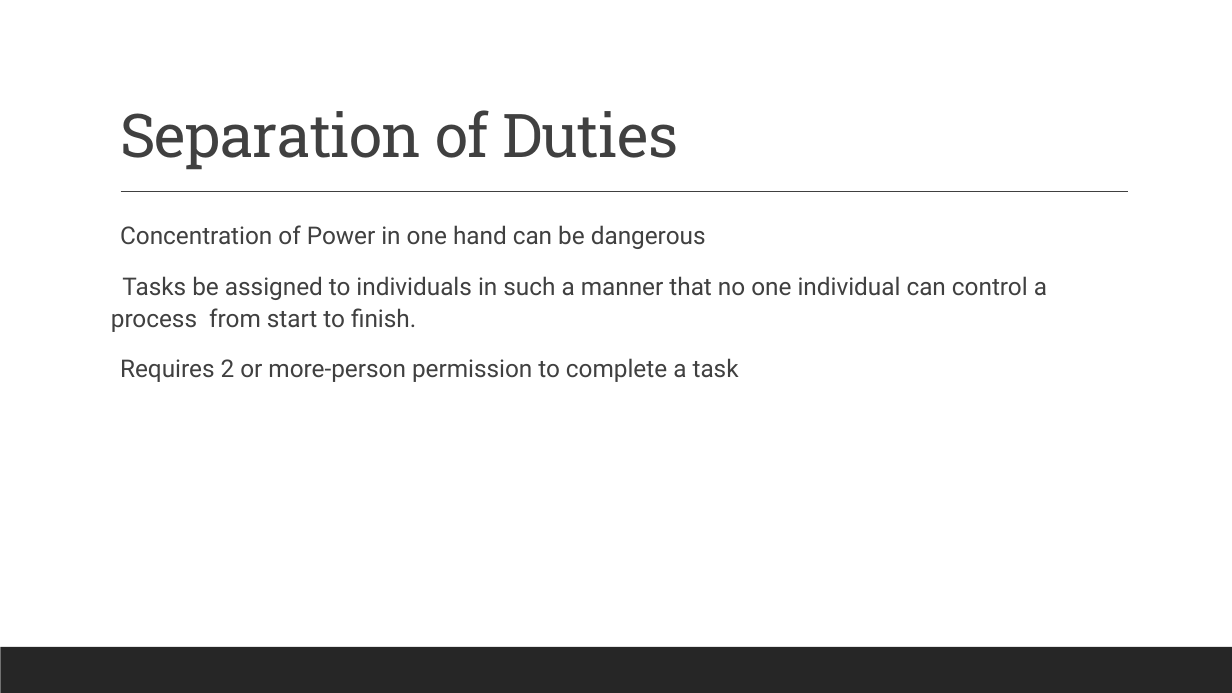
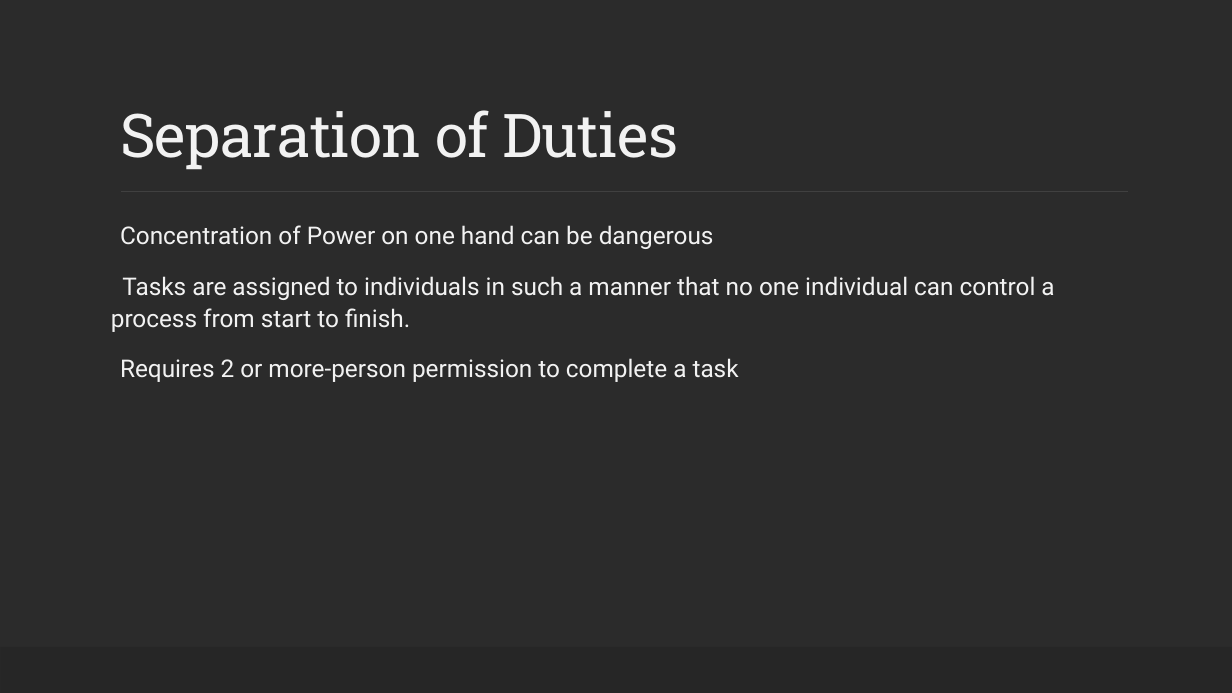
Before and after one commit to ronnie-1947/access-control-ppt, a slide deck: slide 45 of Access Control.pptx (slide 46 before the commit). Drawn at 1232x693 pixels with LibreOffice and Linux fonts; fonts in the diff are those of the drawing; background and template pictures are left out; a plain dark background stands for a picture behind light text. Boxes give left, top, right and bottom in pixels: in the first picture for what was removed or moved away, otherwise in the second. Text is boxed around its words. In the diff, an @@ line names an element or a change of style, - is before the commit and + after.

Commit message:
background added

```diff
--- a/Access Control.pptx
+++ b/Access Control.pptx
@@ background #FFFFFF to picture (left out) @@
@@ title "Separation of Duties" at bbox=[120, 110, 679, 170]: text colour #404040 to #F2F2F2 @@
@@ text at bbox=[111, 225, 1054, 332]: text changed; text colour #404040 to #F2F2F2 @@
-  Concentration of Power in one hand can be dangerous
-Tasks be assigned to individuals in such a manner that no one individual can control a process from start to finish.
+  Concentration of Power on one hand can be dangerous
+Tasks are assigned to individuals in such a manner that no one individual can control a process from start to finish.
@@ text at bbox=[120, 358, 739, 382]: text colour #404040 to #F2F2F2 in "Requires 2 or more-person permission to complete ..." @@
```
Also in this commit, not shown: 43 other slides changed, 1 slide added, 2 slides removed.
